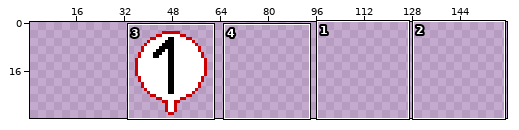
Two states of a pixel-art file, art/NodeIndicator.aseprite. Above: a wide view before the commit, with the close-up outlined.
Close-up. Before:
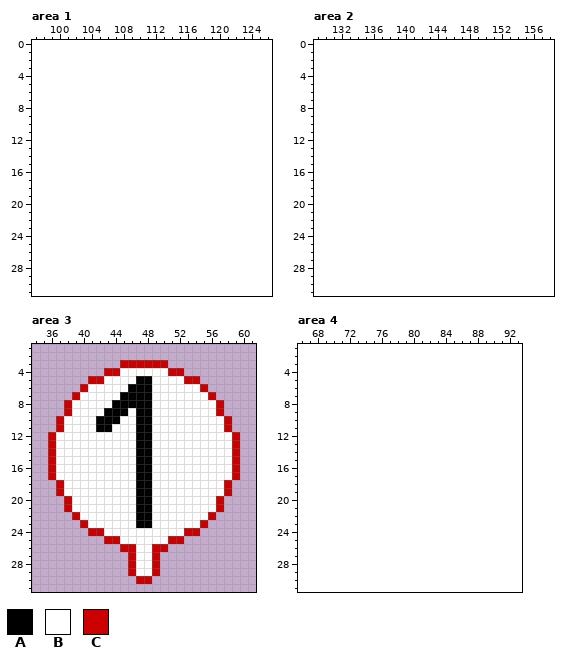
32x32 pixels, 1 frame. Shown: area 1: x 97..126, y 0..31; area 2: x 129..158, y 0..31; area 3: x 34..61, y 1..31; area 4: x 66..93, y 1..31. The old version is drawn lined up with the new one, on the new canvas. The wide view leaves out empty margins. The commit also changed other parts of the picture, which this record leaves out.
Palette (. is transparent): A #000000  B #ffffff  C #cc0000
Pixels before, area 3, first column x 36:
 3 .........CCCCCC.........
 4 .......CCBBBBBBCC.......
 5 .....CCBBBBAABBBBCC.....
 6 ....CBBBBBAAABBBBBBC....
 7 ...CBBBBBAAAABBBBBBBC...
 8 ..CBBBBBAAAAABBBBBBBBC..
 9 ..CBBBBAAABAABBBBBBBBC..
10 .CBBBBAAABBAABBBBBBBBBC.
11 .CBBBBAABBBAABBBBBBBBBC.
12 CBBBBBBBBBBAABBBBBBBBBBC
13 CBBBBBBBBBBAABBBBBBBBBBC
14 CBBBBBBBBBBAABBBBBBBBBBC
15 CBBBBBBBBBBAABBBBBBBBBBC
16 CBBBBBBBBBBAABBBBBBBBBBC
17 CBBBBBBBBBBAABBBBBBBBBBC
18 .CBBBBBBBBBAABBBBBBBBBC.
19 .CBBBBBBBBBAABBBBBBBBBC.
20 ..CBBBBBBBBAABBBBBBBBC..
21 ..CBBBBBBBBAABBBBBBBBC..
22 ...CBBBBBBBAABBBBBBBC...
23 ....CBBBBBBAABBBBBBC....
24 .....CCBBBBBBBBBBCC.....
25 .......CCBBBBBBCC.......
26 .........CCBBCC.........
27 ..........CBBC..........
28 ..........CBBC..........
29 ..........CBBC..........
30 ...........CC...........
Once edited:
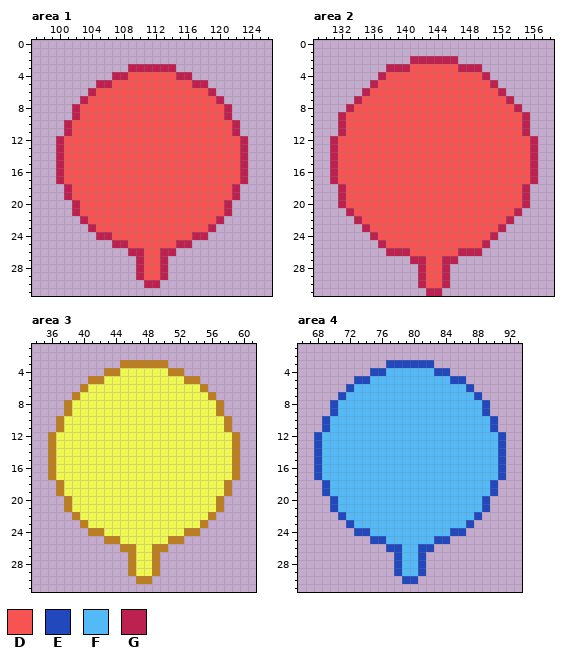
Colours new in this view: D #f75353  E #2148bc  F #53baf7  G #bc2150
What changed:
canvas 32x32 -> 160x32, the old top-left corner now at 32,0
colour B: #ffffff -> #eff753
colour C: #cc0000 -> #bc7e21
Changed rows in their new state; - is a pixel that keeps its letter.
Area 1:
first column x 100:
 3 ---------GGGGGG---------
 4 -------GGDDDDDDGG-------
 5 -----GGDDDDDDDDDDGG-----
 6 ----GDDDDDDDDDDDDDDG----
 7 ---GDDDDDDDDDDDDDDDDG---
 8 --GDDDDDDDDDDDDDDDDDDG--
 9 --GDDDDDDDDDDDDDDDDDDG--
10 -GDDDDDDDDDDDDDDDDDDDDG-
11 -GDDDDDDDDDDDDDDDDDDDDG-
12 GDDDDDDDDDDDDDDDDDDDDDDG
13 GDDDDDDDDDDDDDDDDDDDDDDG
14 GDDDDDDDDDDDDDDDDDDDDDDG
15 GDDDDDDDDDDDDDDDDDDDDDDG
16 GDDDDDDDDDDDDDDDDDDDDDDG
17 GDDDDDDDDDDDDDDDDDDDDDDG
18 -GDDDDDDDDDDDDDDDDDDDDG-
19 -GDDDDDDDDDDDDDDDDDDDDG-
20 --GDDDDDDDDDDDDDDDDDDG--
21 --GDDDDDDDDDDDDDDDDDDG--
22 ---GDDDDDDDDDDDDDDDDG---
23 ----GDDDDDDDDDDDDDDG----
24 -----GGDDDDDDDDDDGG-----
25 -------GGDDDDDDGG-------
26 ---------GGDDGG---------
27 ----------GDDG----------
28 ----------GDDG----------
29 ----------GDDG----------
30 -----------GG-----------
Area 2:
first column x 131:
 2 ----------GGGGGG----------
 3 -------GGGDDDDDDGGG-------
 4 ------GDDDDDDDDDDDDG------
 5 -----GDDDDDDDDDDDDDDG-----
 6 ----GDDDDDDDDDDDDDDDDG----
 7 ---GDDDDDDDDDDDDDDDDDDG---
 8 --GDDDDDDDDDDDDDDDDDDDDG--
 9 -GDDDDDDDDDDDDDDDDDDDDDDG-
10 -GDDDDDDDDDDDDDDDDDDDDDDG-
11 -GDDDDDDDDDDDDDDDDDDDDDDG-
12 GDDDDDDDDDDDDDDDDDDDDDDDDG
13 GDDDDDDDDDDDDDDDDDDDDDDDDG
14 GDDDDDDDDDDDDDDDDDDDDDDDDG
15 GDDDDDDDDDDDDDDDDDDDDDDDDG
16 GDDDDDDDDDDDDDDDDDDDDDDDDG
17 GDDDDDDDDDDDDDDDDDDDDDDDDG
18 -GDDDDDDDDDDDDDDDDDDDDDDG-
19 -GDDDDDDDDDDDDDDDDDDDDDDG-
20 -GDDDDDDDDDDDDDDDDDDDDDDG-
21 --GDDDDDDDDDDDDDDDDDDDDG--
22 ---GDDDDDDDDDDDDDDDDDDG---
23 ----GDDDDDDDDDDDDDDDDG----
24 -----GDDDDDDDDDDDDDDG-----
25 ------GDDDDDDDDDDDDG------
26 -------GGGDDDDDDGGG-------
27 ----------GGDDGG----------
28 -----------GDDG-----------
29 -----------GDDG-----------
30 -----------GDDG-----------
31 ------------GG------------
Area 3:
first column x 42:
 5 -----BB
 6 ----BBB
 7 ---BBBB
 8 --BBBBB
 9 -BBB-BB
10 BBB--BB
11 BB---BB
12 -----BB
13 -----BB
14 -----BB
15 -----BB
16 -----BB
17 -----BB
18 -----BB
19 -----BB
20 -----BB
21 -----BB
22 -----BB
23 -----BB
Area 4:
first column x 68:
 3 ---------EEEEEE---------
 4 -------EEFFFFFFEE-------
 5 -----EEFFFFFFFFFFEE-----
 6 ----EFFFFFFFFFFFFFFE----
 7 ---EFFFFFFFFFFFFFFFFE---
 8 --EFFFFFFFFFFFFFFFFFFE--
 9 --EFFFFFFFFFFFFFFFFFFE--
10 -EFFFFFFFFFFFFFFFFFFFFE-
11 -EFFFFFFFFFFFFFFFFFFFFE-
12 EFFFFFFFFFFFFFFFFFFFFFFE
13 EFFFFFFFFFFFFFFFFFFFFFFE
14 EFFFFFFFFFFFFFFFFFFFFFFE
15 EFFFFFFFFFFFFFFFFFFFFFFE
16 EFFFFFFFFFFFFFFFFFFFFFFE
17 EFFFFFFFFFFFFFFFFFFFFFFE
18 -EFFFFFFFFFFFFFFFFFFFFE-
19 -EFFFFFFFFFFFFFFFFFFFFE-
20 --EFFFFFFFFFFFFFFFFFFE--
21 --EFFFFFFFFFFFFFFFFFFE--
22 ---EFFFFFFFFFFFFFFFFE---
23 ----EFFFFFFFFFFFFFFE----
24 -----EEFFFFFFFFFFEE-----
25 -------EEFFFFFFEE-------
26 ---------EEFFEE---------
27 ----------EFFE----------
28 ----------EFFE----------
29 ----------EFFE----------
30 -----------EE-----------
